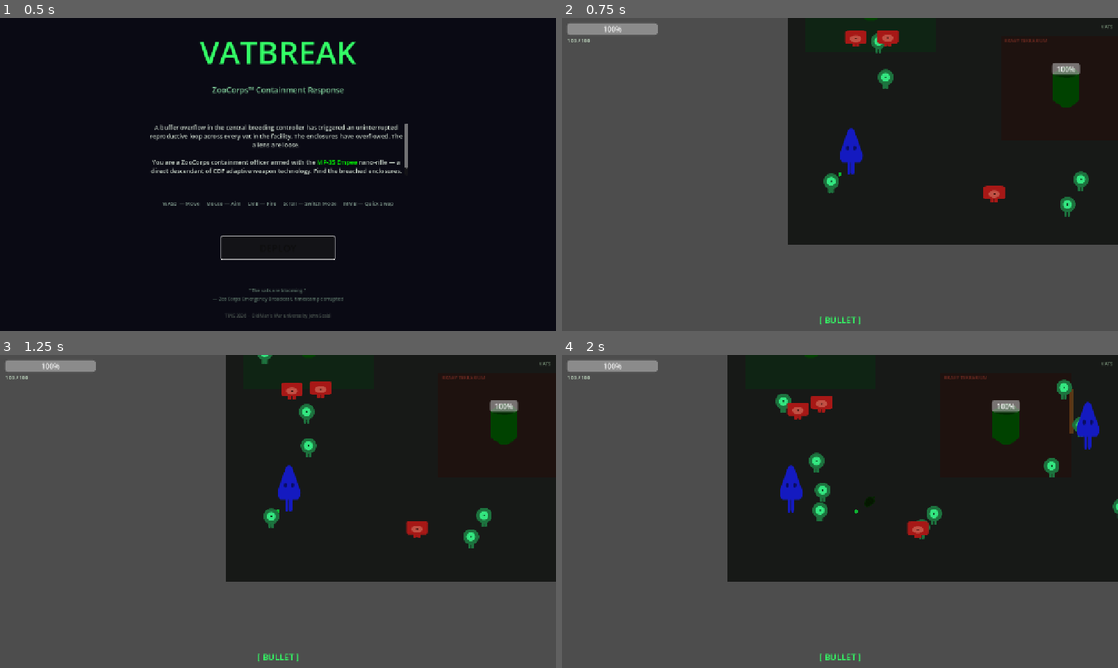
Above: before the commit, frames 1-4 (two rows, left to right).
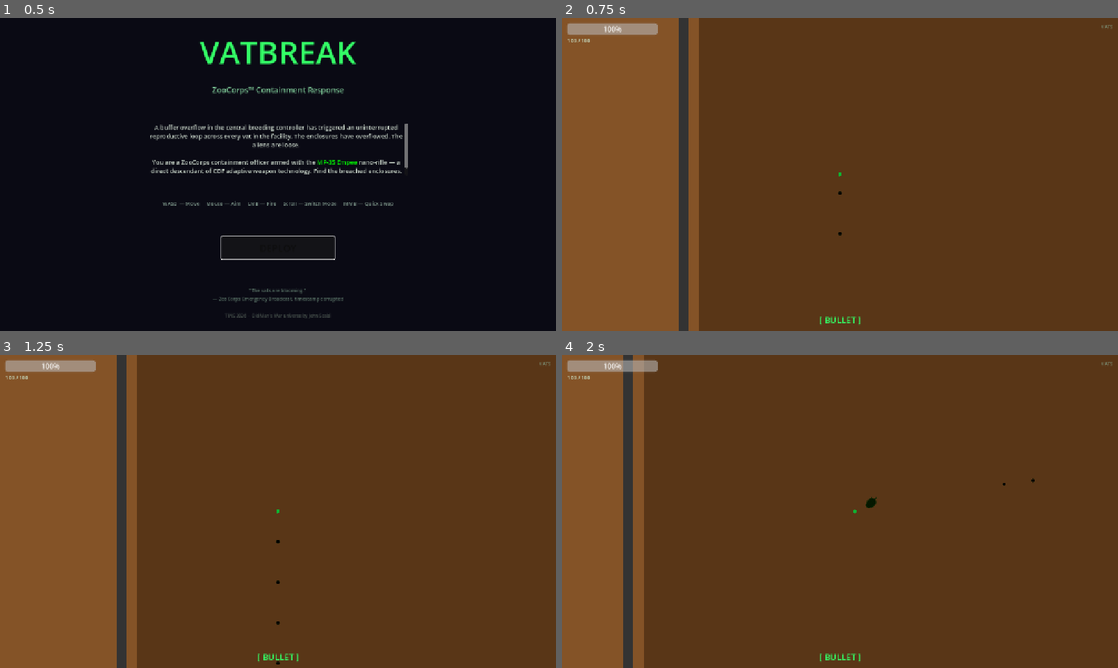
Above: after the commit, the same moments.

Repository: MauroFVieira/vatbreak
Game: Godot game, scene res://scenes/ui/TitleScreen.tscn
The game is run twice, just before and just after one commit, with the same random seed, the same clock (stepped at 60 frames per second) and the same inputs.
Inputs (mouse positions are in pixels of both pictures, inside the frame that each line leads up to):
- Up to frame 1 (0.5 s): no input
- Up to frame 2 (0.75 s): click "DEPLOY" at 0.5 s
- Up to frame 3 (1.25 s): no input
- Up to frame 4 (2 s): tap Enter (ui_accept) at 1.25, 1.52 s; move the mouse to (962, 495) at 1.27 s; hold D (move_right) from 1.28 s (still down); tap Mouse wheel down (cycle_mode_next) at 1.35 s; click (962, 495) at 1.42 s; tap Mouse wheel up (cycle_mode_prev) at 1.55 s

Frame 1 is identical in both runs. In frame 2, 99% of the frame differs, in the area x 0-100%, y 0-100%; in frame 3, 99%; in frame 4, 99%.

Commit message:
Increasing level size. Adding auto-fire.

Diff:
--- a/scenes/enemies/ConsuCrawler.tscn
+++ b/scenes/enemies/ConsuCrawler.tscn
@@ -12,6 +12,7 @@
 [node name="Sprite2D" type="Sprite2D" parent="." unique_id=139973571]
 modulate = Color(0.2, 0.9, 0.5, 1)
 texture = ExtResource("2_wl10v")
+scale = Vector2(0.8, 0.8)
 
 [node name="CollisionShape2D" type="CollisionShape2D" parent="." unique_id=239248527]
 shape = SubResource("CircleShape2D_1")
--- a/scenes/level/Level.tscn
+++ b/scenes/level/Level.tscn
@@ -9,16 +9,16 @@
 [ext_resource type="PackedScene" uid="uid://b0dy05jvmblps" path="res://scenes/enemies/FnituDrifter.tscn" id="07_fnitu"]
 
 [sub_resource type="RectangleShape2D" id="WallH"]
-size = Vector2(1280, 24)
+size = Vector2(3840, 24)
 
 [sub_resource type="RectangleShape2D" id="WallV"]
+size = Vector2(24, 2160)
+
+[sub_resource type="RectangleShape2D" id="WallMid"]
 size = Vector2(24, 720)
 
-[sub_resource type="RectangleShape2D" id="WallMid"]
-size = Vector2(24, 240)
-
 [sub_resource type="RectangleShape2D" id="WallShort"]
-size = Vector2(120, 24)
+size = Vector2(360, 24)
 
 [node name="Level" type="Node2D" unique_id=205721046]
 script = ExtResource("01_lvlscr")
@@ -28,210 +28,263 @@
 fnitu_scene = ExtResource("07_fnitu")
 
 [node name="Floor" type="ColorRect" parent="." unique_id=1504623048]
-offset_right = 1280.0
-offset_bottom = 720.0
-color = Color(0.09, 0.1, 0.09, 1)
+offset_left = -3840.0
+offset_top = -2208.0
+offset_right = 8205.0
+offset_bottom = 4722.0
+color = Color(0.51576227, 0.3234575, 0.15388197, 1)
+
+[node name="Floor2" type="ColorRect" parent="." unique_id=23416827]
+offset_left = 36.0
+offset_top = 36.0
+offset_right = 3804.0
+offset_bottom = 2124.0
+color = Color(0.34901962, 0.21176471, 0.09019608, 1)
 
 [node name="Walls" type="Node2D" parent="." unique_id=1251357419]
 
 [node name="WallTop" type="StaticBody2D" parent="Walls" unique_id=1616491692]
-position = Vector2(640, 0)
+position = Vector2(1920, 0)
 collision_layer = 4
 collision_mask = 3
 
 [node name="Shape" type="CollisionShape2D" parent="Walls/WallTop" unique_id=1124166742]
 shape = SubResource("WallH")
 
+[node name="Visual" type="Polygon2D" parent="Walls/WallTop" unique_id=200100001]
+color = Color(0.2, 0.2, 0.2, 1)
+polygon = [ Vector2(-1920, -12), Vector2(1920, -12), Vector2(1920, 12), Vector2(-1920, 12) ]
+
 [node name="WallBottom" type="StaticBody2D" parent="Walls" unique_id=913606047]
-position = Vector2(640, 720)
+position = Vector2(1920, 2160)
 collision_layer = 4
 collision_mask = 3
 
 [node name="Shape" type="CollisionShape2D" parent="Walls/WallBottom" unique_id=146350631]
 shape = SubResource("WallH")
 
+[node name="Visual" type="Polygon2D" parent="Walls/WallBottom" unique_id=200100002]
+color = Color(0.2, 0.2, 0.2, 1)
+polygon = [ Vector2(-1920, -12), Vector2(1920, -12), Vector2(1920, 12), Vector2(-1920, 12) ]
+
 [node name="WallLeft" type="StaticBody2D" parent="Walls" unique_id=1748331507]
-position = Vector2(0, 360)
+position = Vector2(0, 1080)
 collision_layer = 4
 collision_mask = 3
 
 [node name="Shape" type="CollisionShape2D" parent="Walls/WallLeft" unique_id=1536633325]
 shape = SubResource("WallV")
 
+[node name="Visual" type="Polygon2D" parent="Walls/WallLeft" unique_id=200100003]
+color = Color(0.2, 0.2, 0.2, 1)
+polygon = [ Vector2(-12, -1080), Vector2(12, -1080), Vector2(12, 1080), Vector2(-12, 1080) ]
+
 [node name="WallRight" type="StaticBody2D" parent="Walls" unique_id=1951124310]
-position = Vector2(1280, 360)
+position = Vector2(3840, 1080)
 collision_layer = 4
 collision_mask = 3
 
 [node name="Shape" type="CollisionShape2D" parent="Walls/WallRight" unique_id=1445364339]
 shape = SubResource("WallV")
 
+[node name="Visual" type="Polygon2D" parent="Walls/WallRight" unique_id=200100004]
+color = Color(0.2, 0.2, 0.2, 1)
+polygon = [ Vector2(-12, -1080), Vector2(12, -1080), Vector2(12, 1080), Vector2(-12, 1080) ]
+
 [node name="EnclosureA" type="Node2D" parent="." unique_id=1054290636]
 
 [node name="FloorA" type="ColorRect" parent="EnclosureA" unique_id=1319247936]
-offset_left = 40.0
-offset_top = 40.0
-offset_right = 340.0
-offset_bottom = 280.0
+offset_left = 120.0
+offset_top = 120.0
+offset_right = 1020.0
+offset_bottom = 840.0
 color = Color(0.06, 0.14, 0.08, 1)
 
 [node name="LabelA" type="Label" parent="EnclosureA" unique_id=2058451970]
-offset_left = 48.0
-offset_top = 44.0
+offset_left = 144.0
+offset_top = 132.0
 theme_override_colors/font_color = Color(0.25, 0.55, 0.3, 0.7)
 theme_override_font_sizes/font_size = 11
 text = "CONSU WING"
 
 [node name="WallALeft" type="StaticBody2D" parent="EnclosureA" unique_id=1604169868]
-position = Vector2(40, 160)
+position = Vector2(120, 480)
 collision_layer = 4
 collision_mask = 3
 
 [node name="Shape" type="CollisionShape2D" parent="EnclosureA/WallALeft" unique_id=356698550]
 shape = SubResource("WallMid")
 
+[node name="Visual" type="Polygon2D" parent="EnclosureA/WallALeft" unique_id=200100005]
+color = Color(0.25, 0.25, 0.25, 1)
+polygon = [ Vector2(-12, -360), Vector2(12, -360), Vector2(12, 360), Vector2(-12, 360) ]
+
 [node name="WallATop" type="StaticBody2D" parent="EnclosureA" unique_id=1153822795]
-position = Vector2(190, 40)
+position = Vector2(570, 120)
 collision_layer = 4
 collision_mask = 3
 
 [node name="Shape" type="CollisionShape2D" parent="EnclosureA/WallATop" unique_id=267067982]
 shape = SubResource("WallShort")
 
+[node name="Visual" type="Polygon2D" parent="EnclosureA/WallATop" unique_id=200100006]
+color = Color(0.25, 0.25, 0.25, 1)
+polygon = [ Vector2(-180, -12), Vector2(180, -12), Vector2(180, 12), Vector2(-180, 12) ]
+
 [node name="BreachMarkA" type="ColorRect" parent="EnclosureA" unique_id=1678134633]
-offset_left = 335.0
-offset_top = 100.0
-offset_right = 345.0
-offset_bottom = 185.0
+offset_left = 1005.0
+offset_top = 300.0
+offset_right = 1035.0
+offset_bottom = 555.0
 color = Color(0.6, 0.35, 0.1, 0.5)
 
 [node name="VatConsu" parent="EnclosureA" unique_id=1501122499 instance=ExtResource("03_vat")]
-position = Vector2(190, 160)
+position = Vector2(570, 480)
 enemy_scene = ExtResource("04_consu")
 
 [node name="EnclosureB" type="Node2D" parent="." unique_id=536822487]
 
 [node name="FloorB" type="ColorRect" parent="EnclosureB" unique_id=1014007033]
-offset_left = 490.0
-offset_top = 240.0
-offset_right = 790.0
-offset_bottom = 480.0
+offset_left = 1470.0
+offset_top = 720.0
+offset_right = 2370.0
+offset_bottom = 1440.0
 color = Color(0.12, 0.07, 0.06, 1)
 
 [node name="LabelB" type="Label" parent="EnclosureB" unique_id=1961935630]
-offset_left = 498.0
-offset_top = 244.0
+offset_left = 1494.0
+offset_top = 732.0
 theme_override_colors/font_color = Color(0.55, 0.2, 0.15, 0.7)
 theme_override_font_sizes/font_size = 11
 text = "RRAEY TERRARIUM"
 
 [node name="WallBTop" type="StaticBody2D" parent="EnclosureB" unique_id=455590610]
-position = Vector2(580, 240)
+position = Vector2(1740, 720)
 collision_layer = 4
 collision_mask = 3
 
 [node name="Shape" type="CollisionShape2D" parent="EnclosureB/WallBTop" unique_id=2069222686]
 shape = SubResource("WallShort")
 
+[node name="Visual" type="Polygon2D" parent="EnclosureB/WallBTop" unique_id=200100007]
+color = Color(0.25, 0.25, 0.25, 1)
+polygon = [ Vector2(-180, -12), Vector2(180, -12), Vector2(180, 12), Vector2(-180, 12) ]
+
 [node name="WallBLeft" type="StaticBody2D" parent="EnclosureB" unique_id=499812142]
-position = Vector2(490, 360)
+position = Vector2(1470, 1080)
 collision_layer = 4
 collision_mask = 3
 
 [node name="Shape" type="CollisionShape2D" parent="EnclosureB/WallBLeft" unique_id=1807540961]
 shape = SubResource("WallMid")
 
+[node name="Visual" type="Polygon2D" parent="EnclosureB/WallBLeft" unique_id=200100008]
+color = Color(0.25, 0.25, 0.25, 1)
+polygon = [ Vector2(-12, -360), Vector2(12, -360), Vector2(12, 360), Vector2(-12, 360) ]
+
 [node name="BreachMarkB" type="ColorRect" parent="EnclosureB" unique_id=1333354729]
-offset_left = 785.0
-offset_top = 280.0
-offset_right = 795.0
-offset_bottom = 380.0
+offset_left = 2355.0
+offset_top = 840.0
+offset_right = 2385.0
+offset_bottom = 1140.0
 color = Color(0.6, 0.35, 0.1, 0.5)
 
 [node name="VatRraey" parent="EnclosureB" unique_id=2109083693 instance=ExtResource("03_vat")]
-position = Vector2(640, 360)
+position = Vector2(1920, 1080)
 species_id = "rraey_brute"
 enemy_scene = ExtResource("05_rraey")
 
 [node name="EnclosureC" type="Node2D" parent="." unique_id=1331933127]
 
 [node name="FloorC" type="ColorRect" parent="EnclosureC" unique_id=2088859780]
-offset_left = 940.0
-offset_top = 40.0
-offset_right = 1240.0
-offset_bottom = 320.0
+offset_left = 2820.0
+offset_top = 120.0
+offset_right = 3720.0
+offset_bottom = 960.0
 color = Color(0.07, 0.06, 0.14, 1)
 
 [node name="LabelC" type="Label" parent="EnclosureC" unique_id=481745875]
-offset_left = 948.0
-offset_top = 44.0
+offset_left = 2844.0
+offset_top = 132.0
 theme_override_colors/font_color = Color(0.3, 0.2, 0.6, 0.7)
 theme_override_font_sizes/font_size = 11
 text = "OBIN HABITAT"
 
 [node name="WallCTop" type="StaticBody2D" parent="EnclosureC" unique_id=1503005928]
-position = Vector2(1090, 40)
+position = Vector2(3270, 120)
 collision_layer = 4
 collision_mask = 3
 
 [node name="Shape" type="CollisionShape2D" parent="EnclosureC/WallCTop" unique_id=1374283253]
 shape = SubResource("WallShort")
 
+[node name="Visual" type="Polygon2D" parent="EnclosureC/WallCTop" unique_id=200100009]
+color = Color(0.25, 0.25, 0.25, 1)
+polygon = [ Vector2(-180, -12), Vector2(180, -12), Vector2(180, 12), Vector2(-180, 12) ]
+
 [node name="WallCRight" type="StaticBody2D" parent="EnclosureC" unique_id=1509012983]
-position = Vector2(1240, 180)
+position = Vector2(3720, 540)
 collision_layer = 4
 collision_mask = 3
 
 [node name="Shape" type="CollisionShape2D" parent="EnclosureC/WallCRight" unique_id=1273787200]
 shape = SubResource("WallMid")
 
+[node name="Visual" type="Polygon2D" parent="EnclosureC/WallCRight" unique_id=200100010]
+color = Color(0.25, 0.25, 0.25, 1)
+polygon = [ Vector2(-12, -360), Vector2(12, -360), Vector2(12, 360), Vector2(-12, 360) ]
+
 [node name="BreachMarkC" type="ColorRect" parent="EnclosureC" unique_id=1745711514]
-offset_left = 935.0
-offset_top = 120.0
-offset_right = 945.0
-offset_bottom = 220.0
+offset_left = 2805.0
+offset_top = 360.0
+offset_right = 2835.0
+offset_bottom = 660.0
 color = Color(0.6, 0.35, 0.1, 0.5)
 
 [node name="VatObin" parent="EnclosureC" unique_id=364987202 instance=ExtResource("03_vat")]
-position = Vector2(1090, 180)
+position = Vector2(3270, 540)
 species_id = "obin_seer"
 enemy_scene = ExtResource("06_obin")
 
 [node name="EnclosureD" type="Node2D" parent="." unique_id=1879567428]
 
 [node name="FloorD" type="ColorRect" parent="EnclosureD" unique_id=2122659692]
-offset_left = 940.0
-offset_top = 480.0
-offset_right = 1240.0
-offset_bottom = 700.0
+offset_left = 2820.0
+offset_top = 1440.0
+offset_right = 3720.0
+offset_bottom = 2100.0
 color = Color(0.06, 0.12, 0.07, 1)
 
 [node name="LabelD" type="Label" parent="EnclosureD" unique_id=373310110]
-offset_left = 948.0
-offset_top = 484.0
+offset_left = 2844.0
+offset_top = 1452.0
 theme_override_colors/font_color = Color(0.25, 0.5, 0.25, 0.7)
 theme_override_font_sizes/font_size = 11
 text = "FNITU RESERVE"
 
 [node name="WallDLeft" type="StaticBody2D" parent="EnclosureD" unique_id=1951534360]
-position = Vector2(940, 590)
+position = Vector2(2820, 1770)
 collision_layer = 4
 collision_mask = 3
 
 [node name="Shape" type="CollisionShape2D" parent="EnclosureD/WallDLeft" unique_id=1805020886]
 shape = SubResource("WallMid")
 
+[node name="Visual" type="Polygon2D" parent="EnclosureD/WallDLeft" unique_id=200100011]
+color = Color(0.25, 0.25, 0.25, 1)
+polygon = [ Vector2(-12, -360), Vector2(12, -360), Vector2(12, 360), Vector2(-12, 360) ]
+
 [node name="BreachMarkD" type="ColorRect" parent="EnclosureD" unique_id=794661555]
-offset_left = 935.0
-offset_top = 560.0
-offset_right = 945.0
-offset_bottom = 630.0
+offset_left = 2805.0
+offset_top = 1680.0
+offset_right = 2835.0
+offset_bottom = 1890.0
 color = Color(0.6, 0.35, 0.1, 0.5)
 
 [node name="VatFnitu" parent="EnclosureD" unique_id=75940277 instance=ExtResource("03_vat")]
-position = Vector2(1090, 590)
+position = Vector2(3270, 1770)
 species_id = "fnitu_drifter"
 enemy_scene = ExtResource("07_fnitu")
 
 [node name="Player" parent="." unique_id=1390219000 instance=ExtResource("02_player")]
-position = Vector2(120, 560)
+position = Vector2(360, 1680)
--- a/scripts/level/Vat.gd
+++ b/scripts/level/Vat.gd
@@ -14,7 +14,7 @@
 
 # Bloom
 const BLOOM_TIME      := 45.0   # seconds until vat blooms
-const SPAWN_INTERVAL  := 5.0    # base seconds per spawn
+const SPAWN_INTERVAL  := 3.0    # base seconds per spawn
 const BLOOM_TWEEN_DUR := 1.5
 
 enum Stage { ACTIVE, BLOOMED, DEAD }
--- a/scripts/player/Player.gd
+++ b/scripts/player/Player.gd
@@ -4,7 +4,7 @@
 #  Player.gd
 # ──────────────────────────────────────────────
 
-const SPEED := 250.0
+const SPEED := 230.0
 
 @export var max_health: int = 100
 
--- a/scripts/ui/Main.gd
+++ b/scripts/ui/Main.gd
@@ -16,8 +16,6 @@
 
 
 func _ready() -> void:
-	GameState.reset()
-
 	# Let Level finish instantiating
 	await get_tree().process_frame
 
--- a/scripts/weapons/MP35.gd
+++ b/scripts/weapons/MP35.gd
@@ -34,6 +34,8 @@
 
 var _fire_cooldown: float = 0.0
 var _beam_instance = null   # active beam node
+var _prev_left_pressed: bool = false
+var _prev_right_pressed: bool = false
 
 signal mode_changed(mode_name: String)
 
@@ -49,14 +51,20 @@
 
 
 func _handle_mode_switch() -> void:
-	if Input.is_action_just_pressed("cycle_mode_next"):
+	# Left / right mouse buttons cycle weapon modes (opposite directions).
+	var left := Input.is_mouse_button_pressed(MOUSE_BUTTON_LEFT)
+	var right := Input.is_mouse_button_pressed(MOUSE_BUTTON_RIGHT)
+	if left and not _prev_left_pressed:
 		_set_mode((current_mode + 1) % MODE_COUNT)
-	elif Input.is_action_just_pressed("cycle_mode_prev"):
+	elif right and not _prev_right_pressed:
 		_set_mode((current_mode - 1 + MODE_COUNT) % MODE_COUNT)
+	# quick_swap still supported via action if present
 	elif Input.is_action_just_pressed("quick_swap"):
 		var tmp := current_mode
 		_set_mode(last_mode)
 		last_mode = tmp
+	_prev_left_pressed = left
+	_prev_right_pressed = right
 
 
 func _set_mode(new_mode: int) -> void:
@@ -72,17 +80,14 @@
 	match current_mode:
 		AmmoMode.BULLET:
 			_stop_beam()
-			if Input.is_action_pressed("fire") and _fire_cooldown <= 0.0:
+			if _fire_cooldown <= 0.0:
 				_fire_bullet()
 		AmmoMode.GRENADE:
 			_stop_beam()
-			if Input.is_action_just_pressed("fire") and _fire_cooldown <= 0.0:
+			if _fire_cooldown <= 0.0:
 				_fire_grenade()
 		AmmoMode.BEAM:
-			if Input.is_action_pressed("fire"):
-				_start_beam()
-			else:
-				_stop_beam()
+			_start_beam()
 
 
 func _fire_bullet() -> void:
Binary file changed: sprites/bullet.png
Not shown, changed: .gitignore
